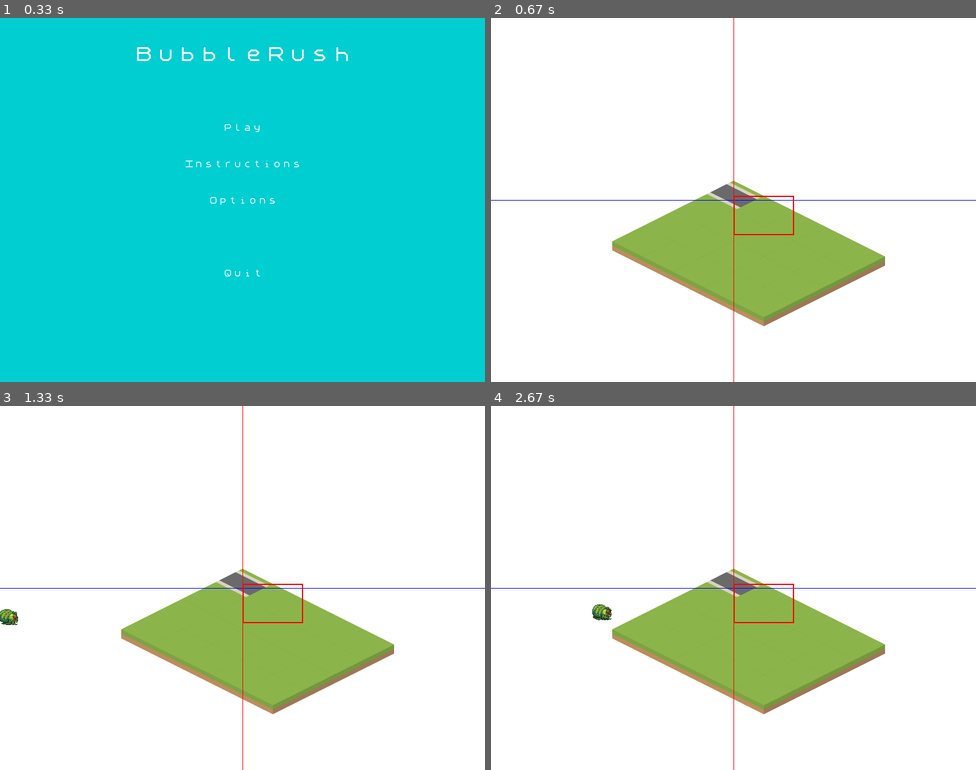
Above: before the commit, frames 1-4 (two rows, left to right).
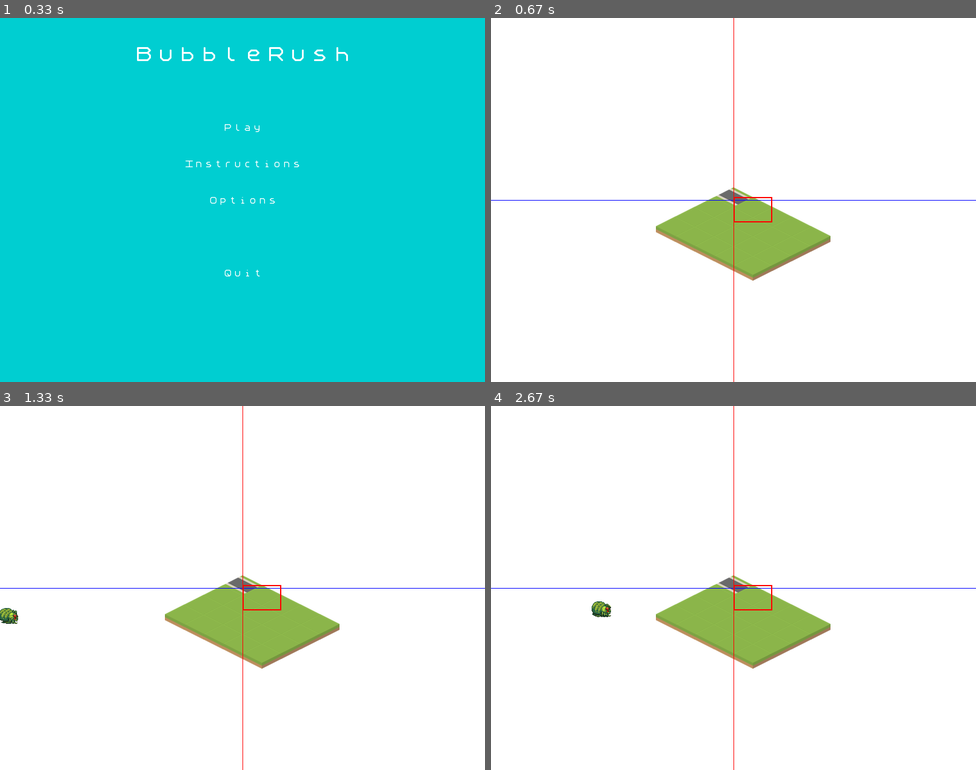
Above: after the commit, the same moments.

Repository: florimondmanca/tower-defense
Game: pygame game, started from Bubblerush.py
Two runs of this game, one before a commit and one after it. Both use one fixed random seed, a clock stepped at 60 frames per second and the inputs below.
Inputs:
- Up to frame 1 (0.33 s): no input
- Up to frame 2 (0.67 s): click "Play" at 0.38 s
- Up to frame 3 (1.33 s): no input
- Up to frame 4 (2.67 s): no input

Frame 1 is identical in both runs. In frame 2, 7.7% of the frame differs, in the area x 25-82%, y 44-85%; in frame 3, 7.8%; in frame 4, 7.9%, in the area x 20-82%, y 44-85%.

Commit message:
Tiles en n 32x32

Diff:
--- a/constants.py
+++ b/constants.py
@@ -22,7 +22,7 @@
 FPS = 30
 SCREEN_WIDTH, SCREEN_HEIGHT = 800, 600
 SCREEN_SIZE = (SCREEN_WIDTH, SCREEN_HEIGHT)
-TILE_SIZE = 50  # pixels
+TILE_SIZE = 32  # pixels
 SCREEN = pygame.display.set_mode((SCREEN_WIDTH, SCREEN_HEIGHT))  # set a screen now (needed for the TilesLibrary)
 
 CASE_SIZE = 120
Binary file changed: static/img/tiles/terrain/bridgeEast.png
Binary file changed: static/img/tiles/terrain/bridgeNorth.png
Binary file changed: static/img/tiles/terrain/crossroad.png
Binary file changed: static/img/tiles/terrain/dirt.png
Binary file changed: static/img/tiles/terrain/dirtHigh.png
Binary file changed: static/img/tiles/terrain/grass.png
Binary file changed: static/img/tiles/terrain/hillCornerEast.png
Binary file changed: static/img/tiles/terrain/hillCornerNW.png
Binary file changed: static/img/tiles/terrain/hillCornerSE.png
Binary file changed: static/img/tiles/terrain/hillCornerWest.png
Binary file changed: static/img/tiles/terrain/hillEast.png
Binary file changed: static/img/tiles/terrain/hillNorth.png
(and 57 more such lines)
